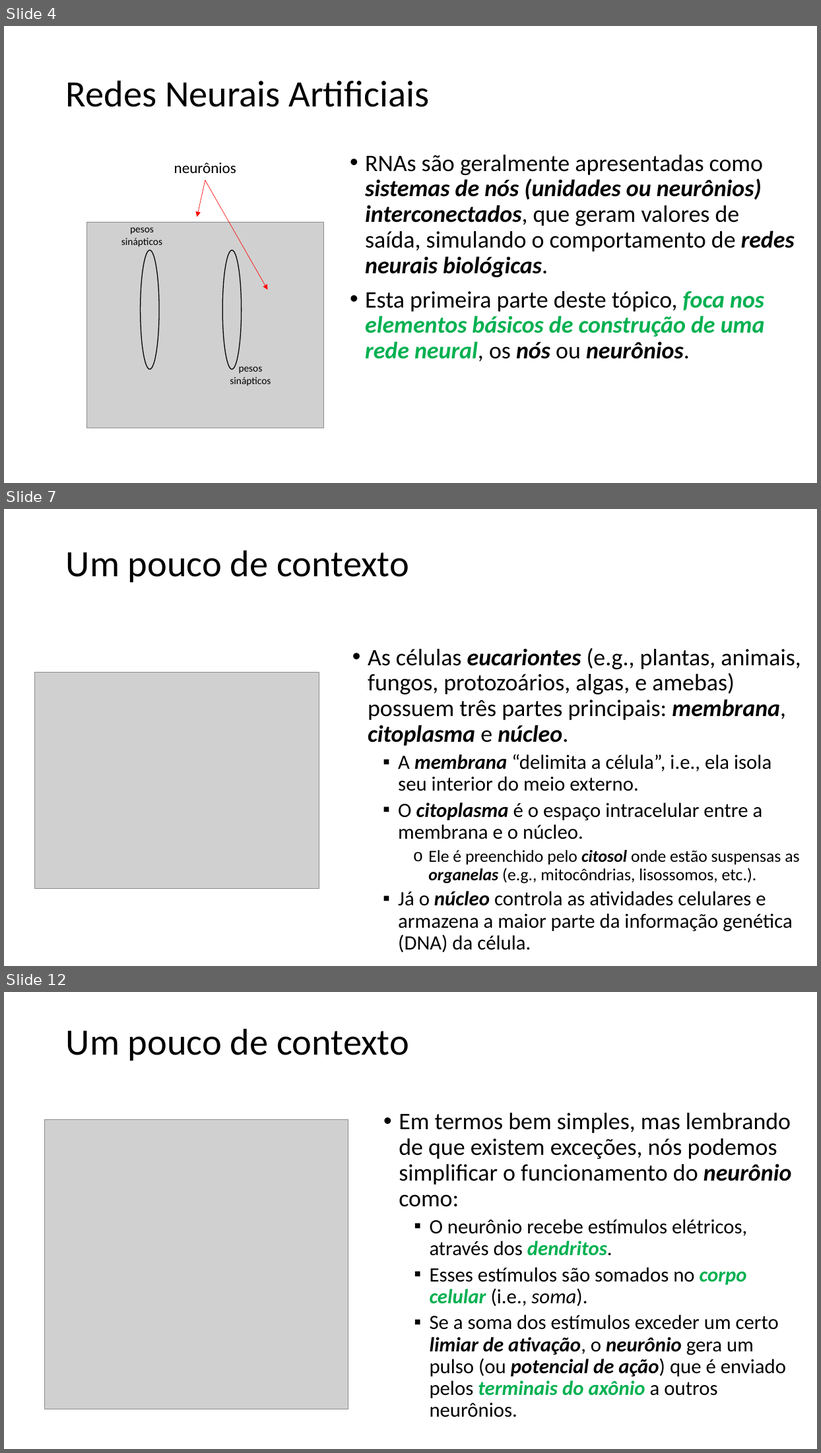
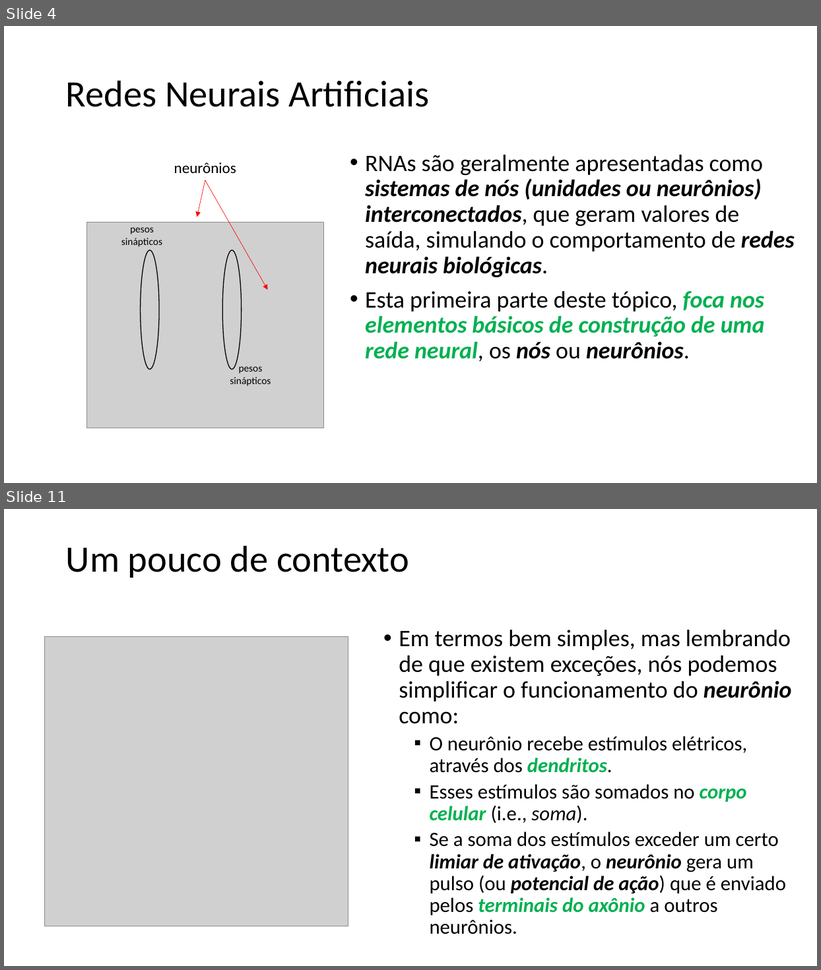
Before and after one commit to zz4fap/t320_aprendizado_de_maquina, a slide deck: slides/T320_Redes_Neurais_Artificiais (Parte I).pptx. Shown one above the other, each under a label of ours: slides 4, 7 and 12 before the commit, slides 4 and 11 after it; the slides between them are not shown. The pictures are 821x1453 and 821x970 pixels, drawn with LibreOffice and Linux fonts; fonts in the diff are those of the drawing; grey boxes stand for pictures. Boxes give left, top, right and bottom in pixels: in the first picture for what was removed or moved away, otherwise in the second. Text is boxed around its words. In the diff, an @@ line names an element or a change of style, - is before the commit and + after.

```diff
--- a/slides/T320_Redes_Neurais_Artificiais (Parte I).pptx
+++ b/slides/T320_Redes_Neurais_Artificiais (Parte I).pptx
@@ slide 7 removed at (4, 509, 817, 966), background #FFFFFF @@
@@ title removed at (66, 550, 409, 582) @@
-Um pouco de contexto
@@ text removed at (368, 648, 801, 953) @@
-• As células eucariontes (e.g., plantas, animais, fungos, protozoários, algas, e amebas) possuem três partes principais: membrana, citoplasma e núcleo.
-  ▪ A membrana “delimita a célula”, i.e., ela isola seu interior do meio externo.
-  ▪ O citoplasma é o espaço intracelular entre a membrana e o núcleo.
-    o Ele é preenchido pelo citosol onde estão suspensas as organelas (e.g., mitocôndrias, lisossomos, etc.).
-  ▪ Já o núcleo controla as atividades celulares e armazena a maior parte da informação genética (DNA) da célula.
@@ picture removed at (34, 673, 319, 889) @@
@@ what was slide 12 is now slide 11 @@
```
Also in this commit, not shown: 5 slides changed, 1 slide added, 1 other slide removed.
